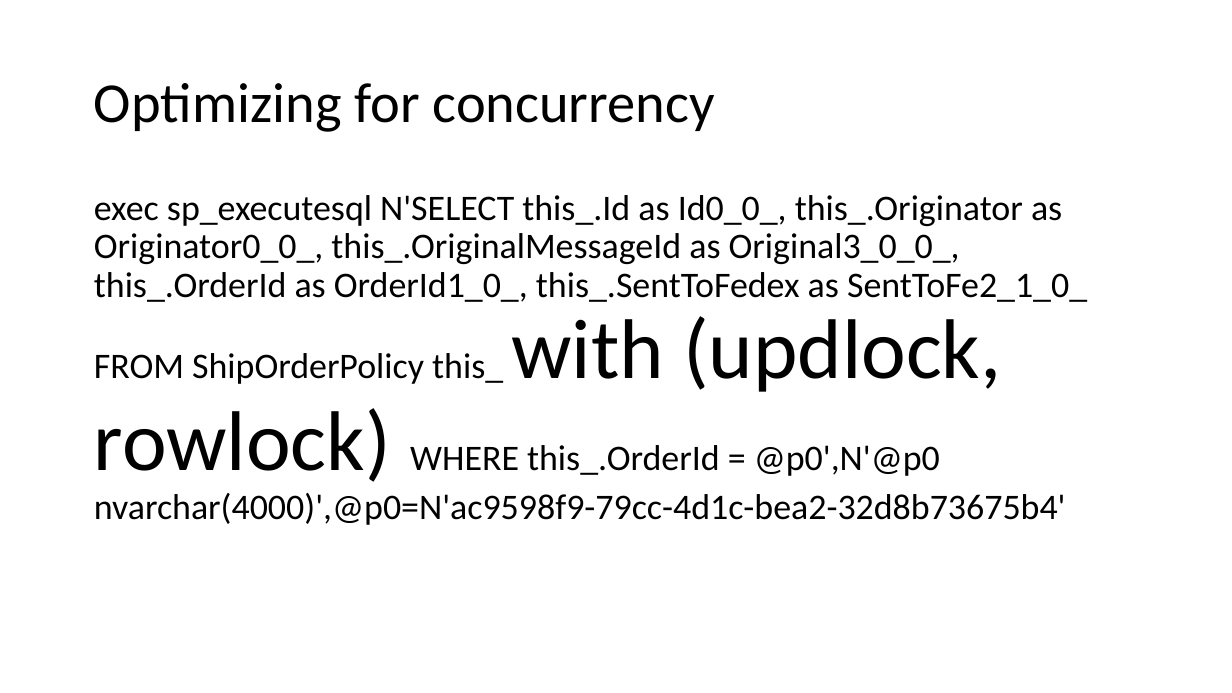
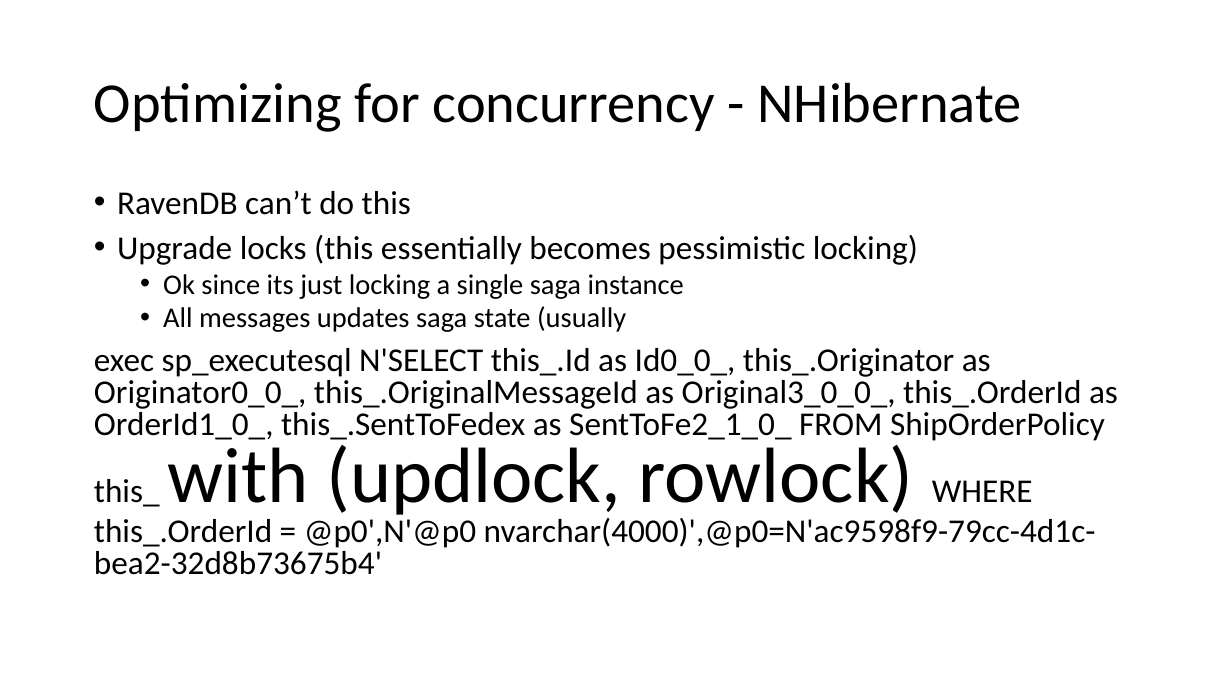
Before and after one commit to Particular/SagaMasterClass, a slide deck: slide 23 of SagaMasterClass.pptx (slide 24 before the commit). Drawn at 1232x693 pixels with LibreOffice and Linux fonts; fonts in the diff are those of the drawing. Boxes give left, top, right and bottom in pixels: in the first picture for what was removed or moved away, otherwise in the second. Text is boxed around its words. In the diff, an @@ line names an element or a change of style, - is before the commit and + after.

Commit message:
More concurrency

```diff
--- a/SagaMasterClass.pptx
+++ b/SagaMasterClass.pptx
@@ title at [94, 82, 1021, 132]: text changed @@
-Optimizing for concurrency
+Optimizing for concurrency - NHibernate
@@ text at [117, 191, 918, 332]: paragraphs added @@
+• RavenDB can’t do this
+• Upgrade locks (this essentially becomes pessimistic locking)
+  • Ok since its just locking a single saga instance
+  • All messages updates saga state (usually
@@ text at [94, 348, 1118, 575]: size 28 to 25.9 pt in "exec sp_executesql N'SELECT this_.Id as Id0_0_, this_.Origin ..."; size 66 to 61 pt in "with (updlock, rowlock)"; line spacing 0.9 to 0.8 @@
```
Also in this commit, not shown: 11 other slides changed, 1 other file.
